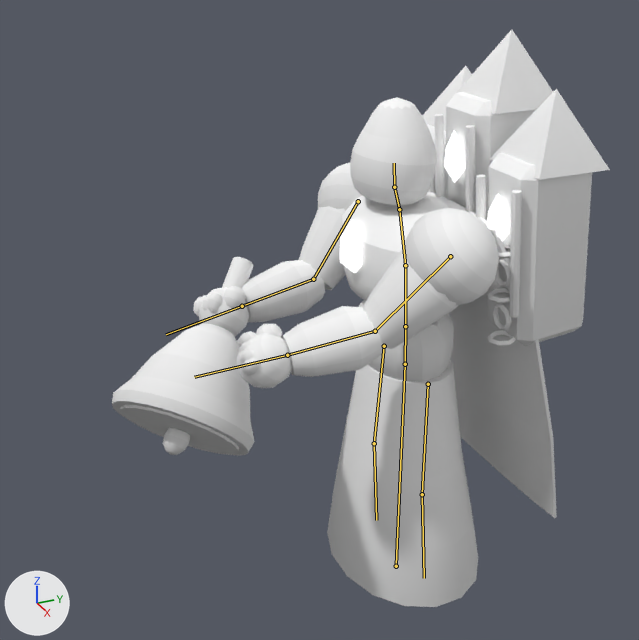
Before and after pictures for a commit that changed the glTF model client/public/assets/models/grave_bellkeeper.glb.
One viewpoint serves both versions: a 50 mm camera at (2.84, -1.67, 2.75) aimed at (-0.03, -0.38, 1.31). Every picture has the same lights, and +X, +Y and +Z are marked at lower left. The older version comes first. Both versions are drawn at frame 28 of the action 'cast'; the numbers are the values there. The bones that change, and the others that lie on the model, are drawn over the model as lines.

In view in the first picture: 'grave_bellkeeper'.
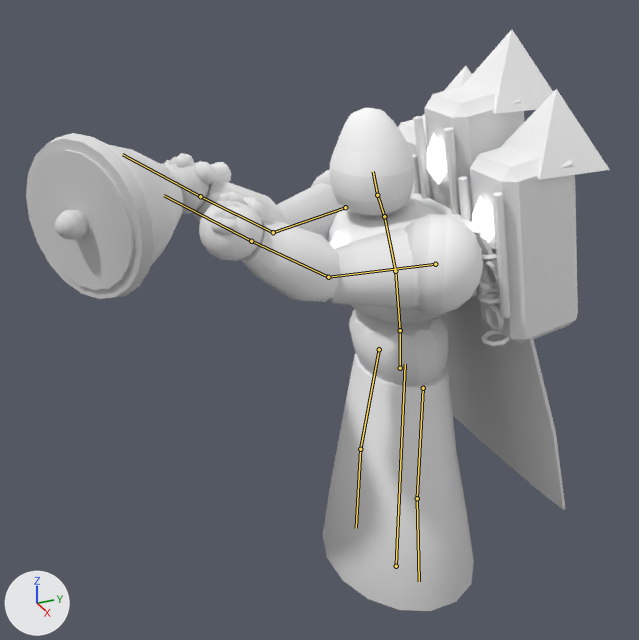
Location of each change, (x1, y1, x2, y2) in pixels of the pictures (639 x 640 px):
'grave_bellkeeper', posed (17% wider): before (112, 30, 610, 607); after (26, 30, 610, 611)
bone 'hips', root to tip: before (405, 364) to (405, 326); after (400, 368) to (400, 330)
bone 'spine', root to tip: before (405, 326) to (405, 265); after (400, 330) to (395, 271)
bone 'head', root to tip: before (394, 187) to (394, 163); after (377, 195) to (373, 171)
bone 'upper_arm.L', root to tip: before (450, 256) to (375, 331); after (435, 264) to (328, 277)
bone 'upper_arm.R', root to tip: before (358, 201) to (313, 279); after (345, 207) to (273, 232)

The change, as a diff of the scene's bpy script:
```diff
--- a/client/public/assets/models/grave_bellkeeper.glb.py
+++ b/client/public/assets/models/grave_bellkeeper.glb.py
@@ bone_hips @@
 bone_hips = bpy.data.objects['grave_bellkeeper_rig'].pose.bones['hips']  # child of 'root'
-bone_hips.location = (0.0, 0.0, 0.0)
+bone_hips.location = (0.0, -0.012, 0.024)
@@ bone_spine @@
 bone_spine = bpy.data.objects['grave_bellkeeper_rig'].pose.bones['spine']  # child of 'hips'
-bone_spine.rotation_quaternion = (1.0, 0.0, 0.0, 0.0)  # degrees (0, 0, 0)
+bone_spine.rotation_quaternion = (0.999, 0.04, 0.0, 0.0)  # degrees (5, 0, 0)
@@ bone_head @@
 bone_head = bpy.data.objects['grave_bellkeeper_rig'].pose.bones['head']  # child of 'neck'
-bone_head.rotation_quaternion = (1.0, -0.02, 0.0, 0.0)  # degrees (-2, 0, 0)
+bone_head.rotation_quaternion = (1.0, 0.02, 0.0, 0.0)  # degrees (2, 0, 0)
@@ bone_upper_arm_l @@
 bone_upper_arm_l = bpy.data.objects['grave_bellkeeper_rig'].pose.bones['upper_arm.L']  # child of 'chest'
-bone_upper_arm_l.rotation_quaternion = (0.899, -0.409, -0.065, 0.144)  # degrees (-49, 0, 18)
+bone_upper_arm_l.rotation_quaternion = (0.652, -0.731, -0.15, 0.134)  # degrees (-97, 0, 23)
@@ bone_upper_arm_r @@
 bone_upper_arm_r = bpy.data.objects['grave_bellkeeper_rig'].pose.bones['upper_arm.R']  # child of 'chest'
-bone_upper_arm_r.rotation_quaternion = (0.899, -0.409, 0.065, -0.144)  # degrees (-49, 0, -18)
+bone_upper_arm_r.rotation_quaternion = (0.652, -0.731, 0.15, -0.134)  # degrees (-97, 0, -23)
```
